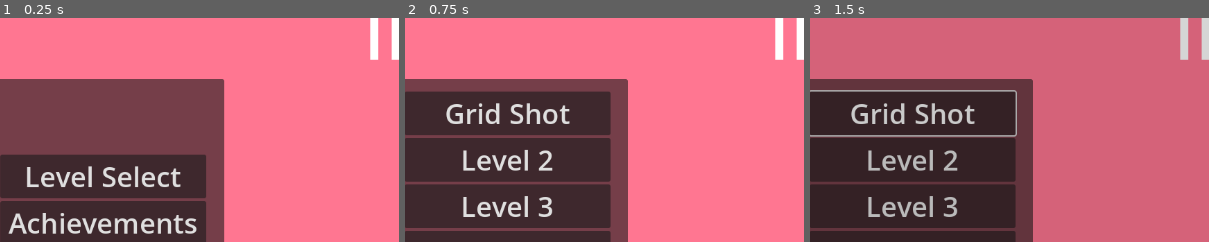
Above: before the commit, frames 1-3 (left to right).
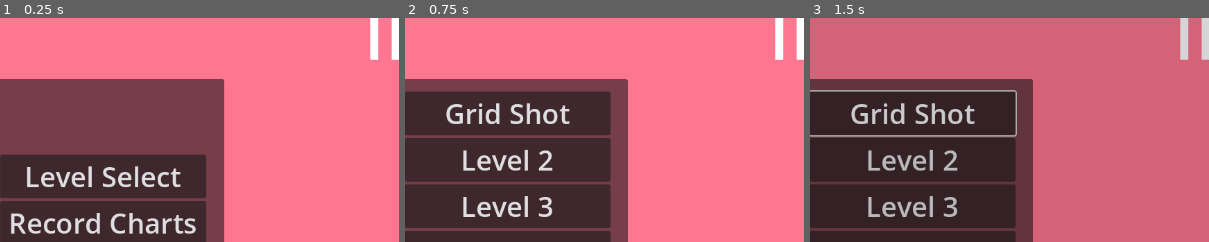
Above: after the commit, the same moments.

Repository: PureAsbestos/ie-aim
Game: Godot game, scene res://scenes/main.tscn
Two runs of this game, one before a commit and one after it. Both use one fixed random seed, a clock stepped at 60 frames per second and the inputs below.
Inputs:
- Up to frame 1 (0.25 s): no input
- Up to frame 2 (0.75 s): click "Level Select" at 0.5 s
- Up to frame 3 (1.5 s): click "Grid Shot" at 1.25 s
The pictures show only the part of the screen within x 6-56%, y 14-64%; the shares and areas given below are measured in that part.

The runs differ from the first frame. In frame 1, 2.1% of the frame differs, in the area x 2-50%, y 87-97%; in frame 2, nothing differs; in frame 3, nothing differs.

Commit message:
change rendering method

Diff:
--- a/project.godot
+++ b/project.godot
@@ -26,3 +26,7 @@
 "events": [Object(InputEventKey,"resource_local_to_scene":false,"resource_name":"","device":-1,"window_id":0,"alt_press …(182 unchanged characters)…
 ]
 }
+
+[rendering]
+
+renderer/rendering_method="mobile"
--- a/scenes/menus/achievements.tscn
+++ b/scenes/menus/achievements.tscn
@@ -16,10 +16,10 @@
 
 [node name="backButton" type="Button" parent="."]
 layout_mode = 0
-offset_left = 466.0
-offset_top = 265.0
-offset_right = 571.0
-offset_bottom = 304.0
+offset_left = 521.0
+offset_top = 300.0
+offset_right = 626.0
+offset_bottom = 339.0
 text = "Back
 "
 
--- a/scenes/menus/title.tscn
+++ b/scenes/menus/title.tscn
@@ -47,7 +47,7 @@
 [node name="Achievements" type="Button" parent="Panel/VBoxContainer"]
 layout_mode = 2
 theme_override_font_sizes/font_size = 40
-text = "Achievements
+text = "Record Charts
 "
 
 [node name="settingButton" type="Button" parent="Panel/VBoxContainer"]
